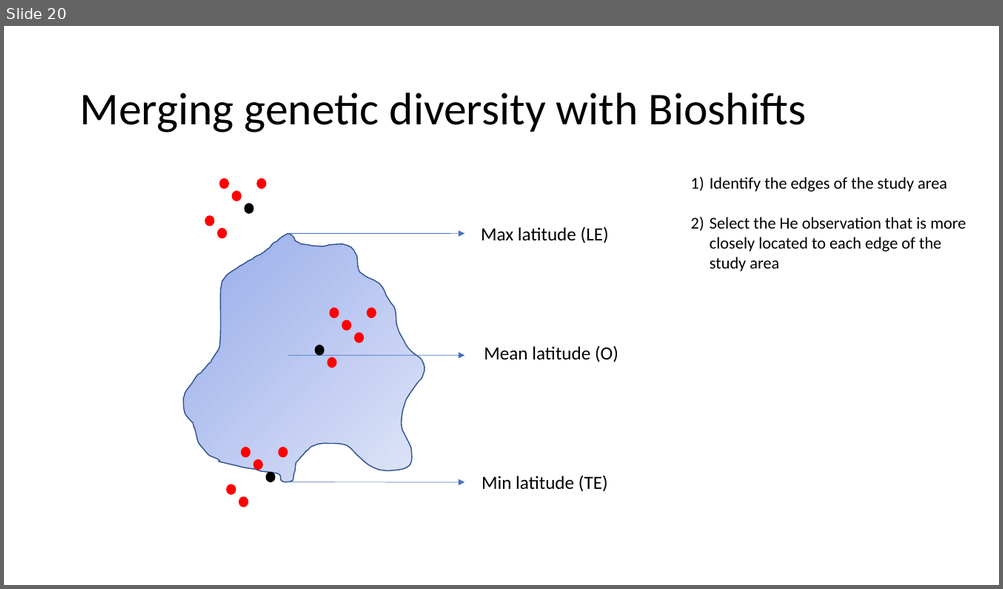
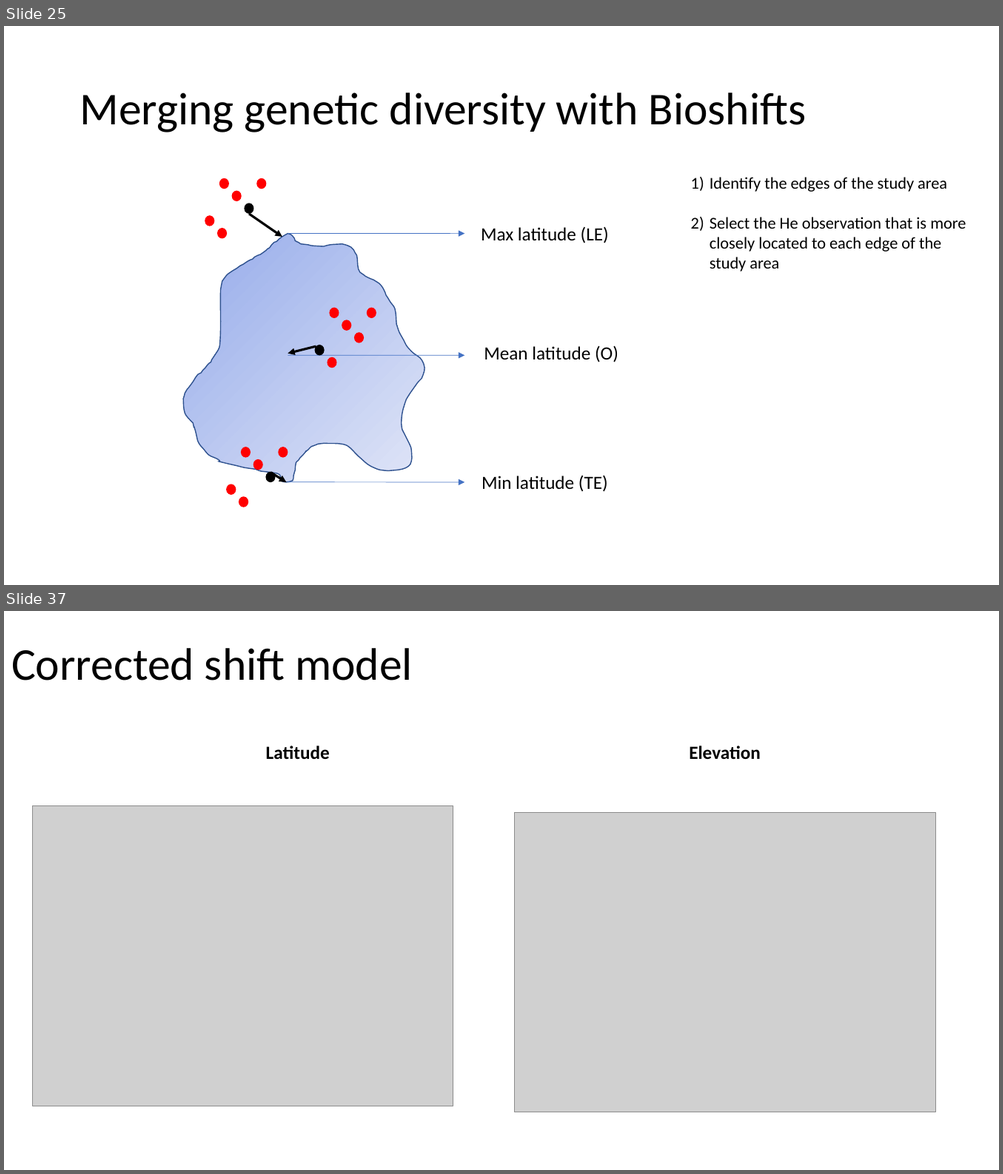
Before and after one commit to Bioshifts/genetic_diversity_range_shifts, a slide deck: Velocity_vs_rangeshift.ppt. Shown one above the other, each under a label of ours: slide 20 before the commit, slides 25 and 37 after it; the slides between them are not shown. The pictures are 1003x589 and 1003x1174 pixels, drawn with LibreOffice and Linux fonts; fonts in the diff are those of the drawing; grey boxes stand for pictures. Boxes give left, top, right and bottom in pixels: in the first picture for what was removed or moved away, otherwise in the second. Text is boxed around its words. In the diff, an @@ line names an element or a change of style, - is before the commit and + after.

Commit message:
new models

```diff
--- a/Velocity_vs_rangeshift.ppt
+++ b/Velocity_vs_rangeshift.ppt
@@ slide 37 added at (4,611,999,1170), background #FFFFFF @@
@@ title added at (11,648,412,681), 44 pt, text #000000 @@
+Corrected shift model
@@ text added at (266,746,330,760), 18 pt, text #000000, bold @@
+Latitude
@@ text added at (688,746,760,760), 18 pt, text #000000, bold @@
+Elevation
@@ picture added at (32,806,453,1106) @@
@@ picture added at (515,812,935,1113) @@
@@ what was slide 20 is now slide 25 @@
@@ slide 25 changed as well @@
@@ arrow added from (248, 214) to (282, 237), #000000 2.24 pt @@
@@ arrow added from (316, 346) to (287, 353), #000000 2.24 pt @@
@@ arrow added from (271, 472) to (286, 483), #000000 2.24 pt @@
```
Also in this commit, not shown: 14 other slides changed, 31 other slides added, 10 slides removed, 2 other files.
